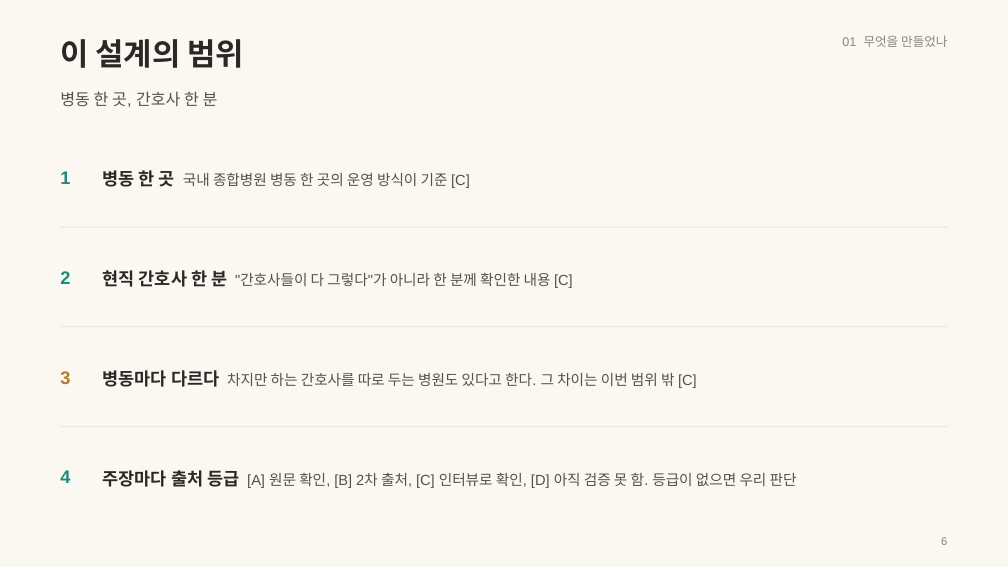
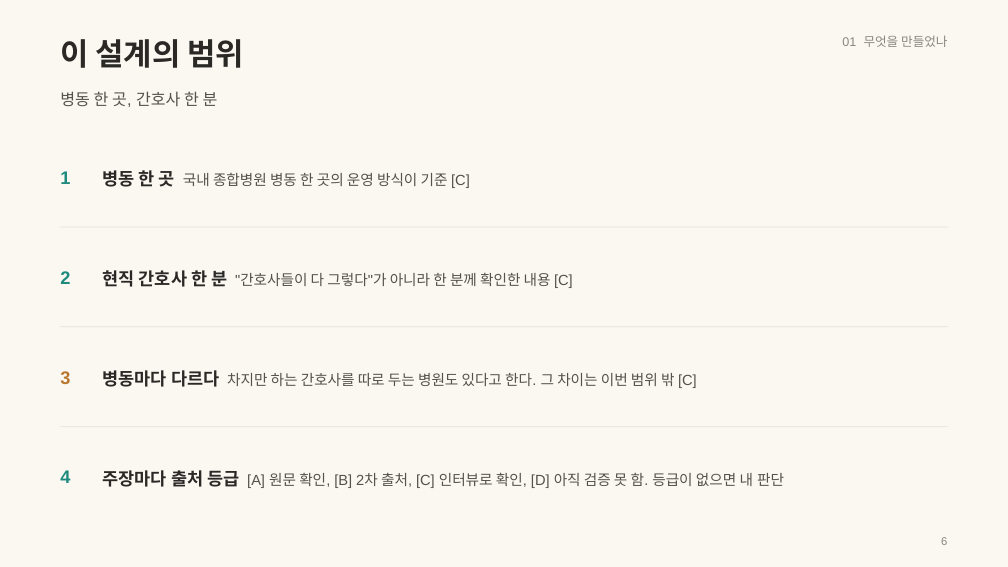
Before and after one commit to wodnjs2020136144/skala-webservice-mini, a slide deck: slide 6 of deliverables/10반_황재원_너와나의인계고리-개요.pptx. Drawn at 1008x567 pixels with LibreOffice and Linux fonts; fonts in the diff are those of the drawing. Boxes give left, top, right and bottom in pixels: in the first picture for what was removed or moved away, otherwise in the second. Text is boxed around its words. In the diff, an @@ line names an element or a change of style, - is before the commit and + after.

```diff
--- a/deliverables/10반_황재원_너와나의인계고리-개요.pptx
+++ b/deliverables/10반_황재원_너와나의인계고리-개요.pptx
@@ text at bbox=[103, 470, 784, 488]: text changed @@
-주장마다 출처 등급 [A] 원문 확인, [B] 2차 출처, [C] 인터뷰로 확인, [D] 아직 검증 못 함. 등급이 없으면 우리 판단
+주장마다 출처 등급 [A] 원문 확인, [B] 2차 출처, [C] 인터뷰로 확인, [D] 아직 검증 못 함. 등급이 없으면 내 판단
```
Also in this commit, not shown: 17 other slides changed.
